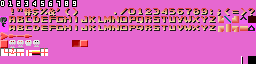
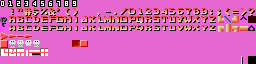
Layers edited between the first and the second 256 × 64 image:
painted on "Layer 2" over [97, 11, 111, 16]
